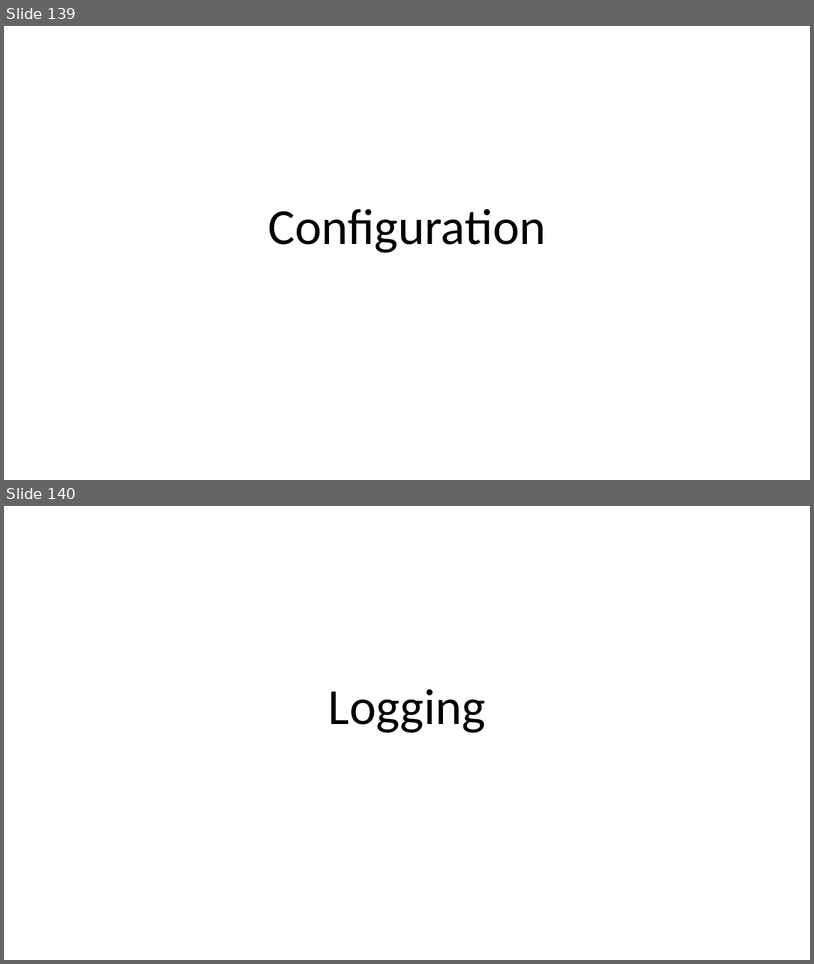
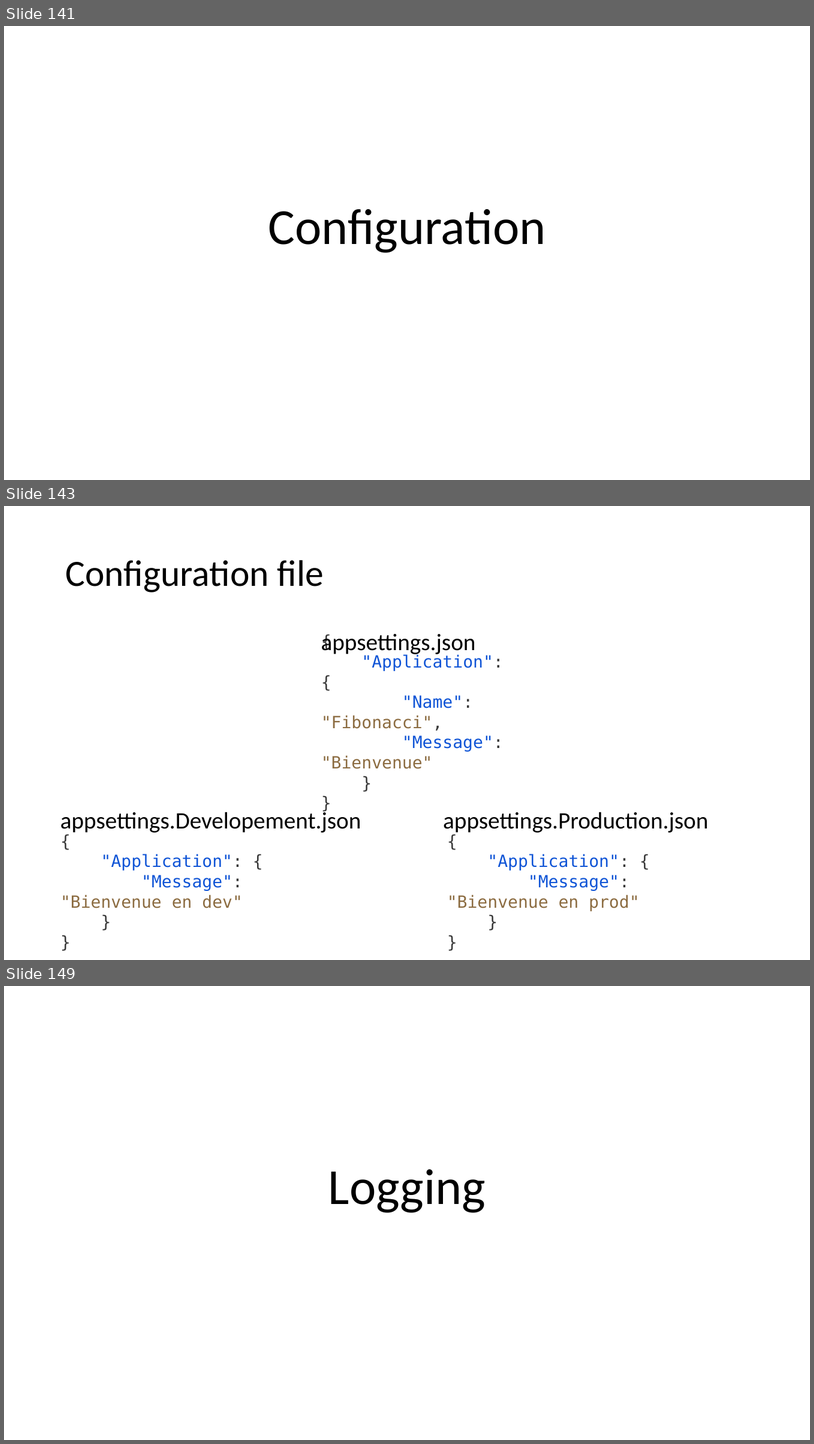
Before and after one commit to guillaume-chervet/course.dotnet, a slide deck: documentations/dotnet.pptx. Shown one above the other, each under a label of ours: slides 139 and 140 before the commit, slides 141, 143 and 149 after it; the slides between them are not shown. The pictures are 814x964 and 814x1444 pixels, drawn with LibreOffice and Linux fonts; fonts in the diff are those of the drawing. Boxes give left, top, right and bottom in pixels: in the first picture for what was removed or moved away, otherwise in the second. Text is boxed around its words. In the diff, an @@ line names an element or a change of style, - is before the commit and + after.

```diff
--- a/documentations/dotnet.pptx
+++ b/documentations/dotnet.pptx
@@ slide 143 added at <box>4,506,810,960</box>, background #FFFFFF @@
@@ title added at <box>65,560,324,592</box>, 44 pt, text #000000 @@
+Configuration file
@@ text added at <box>321,634,476,656</box>, 28 pt, text #000000 @@
+appsettings.json
@@ text added at <box>321,654,504,769</box>, 20 pt, text #0F54D6 @@
+{
+"Application": {
+"Name": "Fibonacci",
+"Message": "Bienvenue"
+}
+}
@@ text added at <box>60,809,362,835</box>, 28 pt, text #000000 @@
+appsettings.Developement.json
@@ text added at <box>443,811,708,834</box>, 28 pt, text #000000 @@
+appsettings.Production.json
@@ text added at <box>60,853,243,908</box>, 20 pt, text #0F54D6 @@
+{
+"Application": {
+"Message": "Bienvenue en dev"
+}
+}
@@ text added at <box>447,853,639,911</box>, 20 pt, text #0F54D6 @@
+{
+"Application": {
+"Message": "Bienvenue en prod"
+}
+}
@@ what was slide 139 is now slide 141 @@
@@ what was slide 140 is now slide 149 @@
```
Also in this commit, not shown: 8 slides changed, 10 other slides added.
